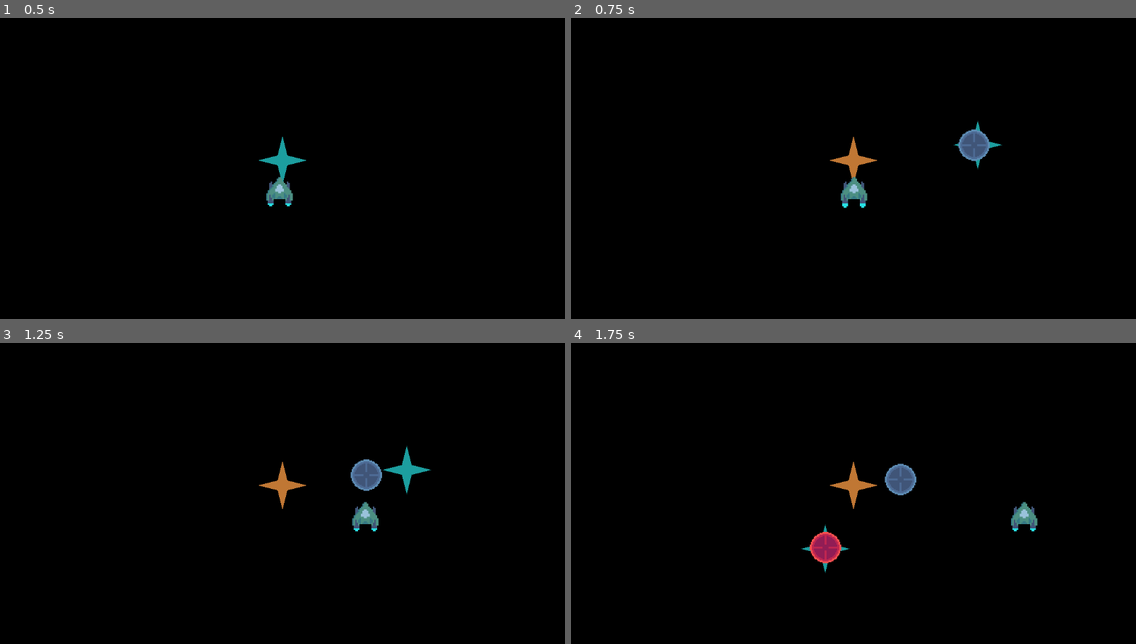
Above: before the commit, frames 1-4 (two rows, left to right).
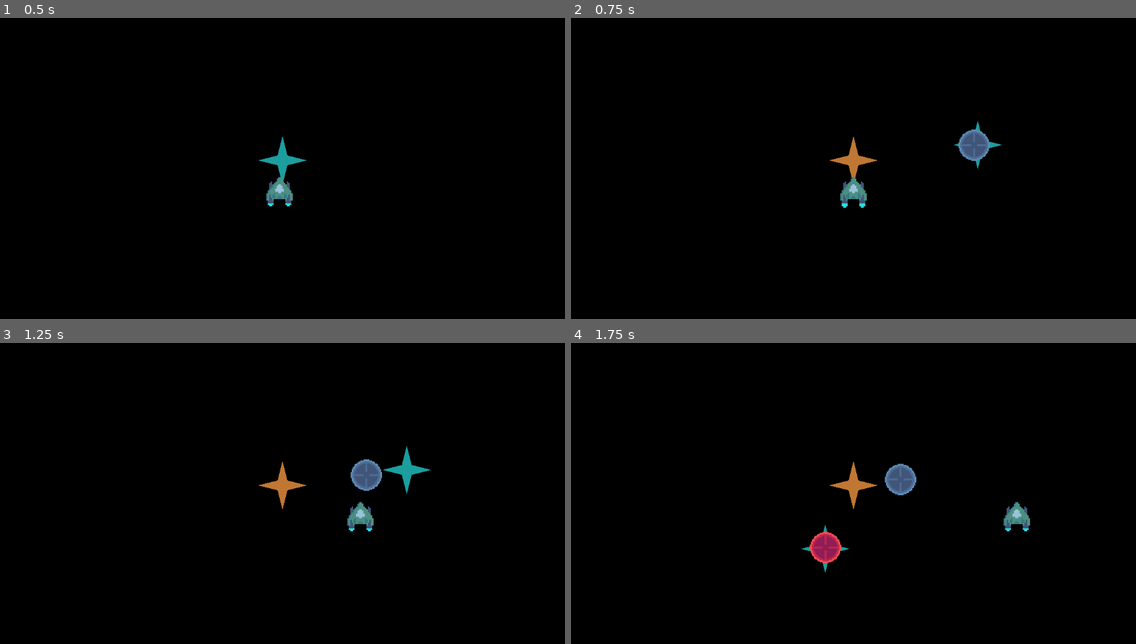
Above: after the commit, the same moments.

Repository: townofdon/godot-physics-test-2d
Game: Godot game, scene res://gameplay.tscn
Same seed, same stepped clock (60 frames per second), same inputs: the game is played once before the commit and once after it.
Inputs (mouse positions are in pixels of both pictures, inside the frame that each line leads up to):
- Up to frame 1 (0.5 s): no input
- Up to frame 2 (0.75 s): move the mouse to (977, 144) at 0.52 s; hold D (right) from 0.53 s (still down); hold Shift (shift) from 0.53 s (still down); click (977, 144) at 0.67 s
- Up to frame 3 (1.25 s): keep holding D (right); keep holding Shift (shift)
- Up to frame 4 (1.75 s): release D (right) at 1.25 s; release Shift (shift) at 1.25 s; drag from (740, 502) to (825, 547) at 1.27 s

Frame 1 is identical in both runs. In frame 2, less than 0.1% of the frame differs, in the area x 47-53%, y 52-64%; in frame 3, 0.3%; in frame 4, 0.4%, in the area x 76-83%, y 52-63%.

Commit message:
get vehicle handling working
- handling is inversely proportional to how much momentum affects vehicle velocity
- it is done in a very crude and not physically accurate way, but serves the gameplay better I think

Diff:
--- a/core/KinematicStats.gd
+++ b/core/KinematicStats.gd
@@ -11,7 +11,9 @@
 var constants:KinematicConstants = KinematicConstants.new(DEFAULT_F, DEFAULT_Z, DEFAULT_R)
 
 @export_category("movement")
+## base speed
 @export var speed: float = 400
+## max speed the vehicle can reach
 @export var top_speed: float = 600
 ## Determines how fast the vehicle reaches top speed
 @export_range(0.0, 1.0, 0.0001) var top_speed_growth: float = 0.0175
--- a/core/utils.gd
+++ b/core/utils.gd
@@ -28,15 +28,16 @@
 		return Vector2.ZERO
 	return projection
 
-## Get the normalized dot product between two vectors, mapped to [0-1].
-## 0 => vectors are pointing in opposite directions.
-## 1 => vectors are pointing in exactly the same direction.
+## Get the normalized dot product between two vectors, mapped to [-1,1].
+## -1 => vectors are pointing in opposite directions.
+## 0  => vectors are orthogonal.
+## 1  => vectors are pointing in exactly the same direction.
 static func dotnorm(a:Vector2, b:Vector2) -> float:
 	if a.is_zero_approx() || b.is_zero_approx():
 		return 0.0
 	return a.normalized().dot(b.normalized())
 
-## Get the normalized dot product between two vectors, mapped to [0-1].
+## Get the normalized dot product between two vectors, mapped to [0,1].
 ## 0 => vectors are pointing in opposite directions.
 ## 1 => vectors are pointing in exactly the same direction.
 static func dot01(a:Vector2, b:Vector2) -> float:
--- a/entities/entity.gd
+++ b/entities/entity.gd
@@ -23,7 +23,13 @@
 	var init_direction: Vector2 = (marker.global_position - global_position).normalized()
 	velocity = init_direction * speed
 
+var wait := Constants.DEBUG_WAIT_FRAMES
 func _physics_process(delta: float) -> void:
+	if wait < Constants.DEBUG_WAIT_FRAMES:
+		wait += 1
+		return
+	wait = 0
+
 	# handle external forces
 	var external_velocity := Vector2.ZERO
 	var computed_velocity := Vector2.ZERO
--- a/entities/motor.gd
+++ b/entities/motor.gd
@@ -14,9 +14,6 @@
 var throttle := 0.0
 var top_speed_factor := 0.0
 var dynamics:SecondOrderDynamics
-
-var v_mom := Vector2.ZERO # velocity contribution from faux momentum
-var v_kin := Vector2.ZERO # velocity contribution from kinematics calculations
 
 ## Call this when the entity collides with something.
 func reset_forces() -> void:
@@ -46,7 +43,13 @@
 	if !DEBUG: return
 	queue_redraw()
 
+var wait := Constants.DEBUG_WAIT_FRAMES
 func _physics_process(delta: float) -> void:
+	if wait < Constants.DEBUG_WAIT_FRAMES:
+		wait += 1
+		return
+	wait = 0
+
 	if !entity: return
 	if !stats: return
 
@@ -75,23 +78,42 @@
 
 	# calc new velocity
 	var desired_speed:float = lerp(stats.speed, stats.top_speed, top_speed_factor)
-	var desired_velocity := input * throttle * desired_speed
-	v_kin = dynamics.compute(delta, stats.constants, desired_velocity)
-	v_mom = lerp(entity.velocity, Vector2.ZERO, stats.drag)
+	var desired_velocity := throttle * desired_speed * input
+	var momentum = lerp(entity.velocity, Vector2.ZERO, stats.drag)
+	var momentum_alignment:float = utils.dotnorm(momentum, desired_velocity)
+	if momentum_alignment < 0: momentum_alignment = momentum_alignment * -0.25
+	momentum_alignment = clamp(momentum_alignment, 0.1, 0.85)
+	var sluggishness:Vector2 = lerp(momentum, desired_velocity, momentum_alignment)
+	desired_velocity = lerp(sluggishness, desired_velocity, stats.handling)
+	var v_calc = dynamics.compute(delta, stats.constants, desired_velocity)
 	if mode == Mode.Manual:
-		# Determine momentum's contribution to velocity.
-		# Remove the "v_kin component" — v_kin projected onto v_mom.
-		var v2_mom := v_mom - utils.project(v_kin, v_mom)
-		if v2_mom.dot(v_mom) < 0: v2_mom = Vector2.ZERO
-		if v2_mom.length_squared() > v_mom.length_squared(): v2_mom = v_mom
-		var mom_alignment := utils.dot01(input, v_mom)
-		v2_mom = lerp(v2_mom * 0.95 * clamp(1 - stats.handling, 0, 1), v2_mom, mom_alignment)
-		# we want to blend between velocity when input is received vs. no input
-		var velocity_input := v_kin + v2_mom
-		var velocity_no_input := v_mom
-		entity.velocity = lerp(velocity_no_input, velocity_input, clamp(input.length() * throttle, 0, 1))
+		## Determine momentum's contribution to velocity.
+		## Remove the "v_calc component" — v_calc projected onto v_mom.
+		#var v2_mom := v_mom - utils.project(v_calc, v_mom)
+		#if v2_mom.dot(v_mom) < 0: v2_mom = Vector2.ZERO
+		#if v2_mom.length_squared() > v_mom.length_squared(): v2_mom = v_mom
+		#var mom_alignment := utils.dot01(input, v_mom)
+		#v2_mom = lerp(v2_mom * 0.9999 * clamp(1 - stats.handling, 0, 1), v2_mom, mom_alignment)
+		## we want to blend between velocity when input is received vs. no input
+		#entity.velocity = lerp(v_mom, v_calc + v_mom, clamp(input.length() * throttle, 0, 1))
+
+		# Blend the contributions of v_calc and v_mom to the velocity.
+		#var v2_kin := utils.project(v_calc, input)
+		#if v2_kin.dot(input) < 0: v2_kin = Vector2.ZERO
+		#var v2_mom := utils.project(v_mom, input)
+		#v2_kin = v2_kin - utils.project(v_mom, v2_kin)
+		#if v2_kin.dot(v_calc) < 0: v2_kin = Vector2.ZERO
+		#if v2_kin.length_squared() > v_calc.length_squared(): v2_kin = v_calc
+		#var v2_mom := v_mom - utils.project(v2_kin, v_mom)
+		#if v2_mom.dot(v_mom) < 0: v2_mom = Vector2.ZERO
+		#if v2_mom.length_squared() > v_mom.length_squared(): v2_mom = v_mom
+		#v2_kin = v2_kin + v2_mom
+		#v2_kin = lerp(v2_kin, v_calc, stats.handling)
+
+		#entity.velocity = lerp(v2_kin + v_mom, v_calc, stats.handling)
+		entity.velocity = lerp(momentum, v_calc, clamp(input.length() * throttle, 0, 1))
 	elif mode == Mode.Arrive:
-		entity.velocity = v_kin * arrival
+		entity.velocity = v_calc * arrival
 		var has_arrived := arrival <= Constants.EPSILON
 		if has_arrived: mode = Mode.Manual
 
@@ -101,12 +123,12 @@
 func _draw() -> void:
 	if !DEBUG: return
 	var a := entity.velocity
-	var b := v_kin
-	var c := v_mom
+	#var b := sluggishness
+	#var c := momentum
 	var d := input * 50
 	debug_velocity(a, Color.YELLOW, 6)
-	debug_velocity(b, Color.RED, 1, Vector2(1, 1) * 10)
-	debug_velocity(c, Color.DARK_MAGENTA, 2, Vector2(-1, -1) * 10)
+	#debug_velocity(b, Color.BLUE, 1, Vector2(1, 1) * 10)
+	#debug_velocity(c, Color.DARK_MAGENTA, 2, Vector2(-1, -1) * 10)
 	debug_velocity(d, Color.LIME_GREEN, 1)
 
 func debug_velocity(vel:Vector2, color:Color, width:float = 2.0, offset = Vector2.ZERO) -> void:
--- a/resources/kinematics/k_player.tres
+++ b/resources/kinematics/k_player.tres
@@ -16,6 +16,6 @@
 drag = 0.015
 throttle_up_speed = 0.12
 throttle_down_time = 0.3
-handling = 0.5
+handling = 0.43
 arrive_distance = 50.0
 metadata/_custom_type_script = "uid://2x414g40wwmg"
